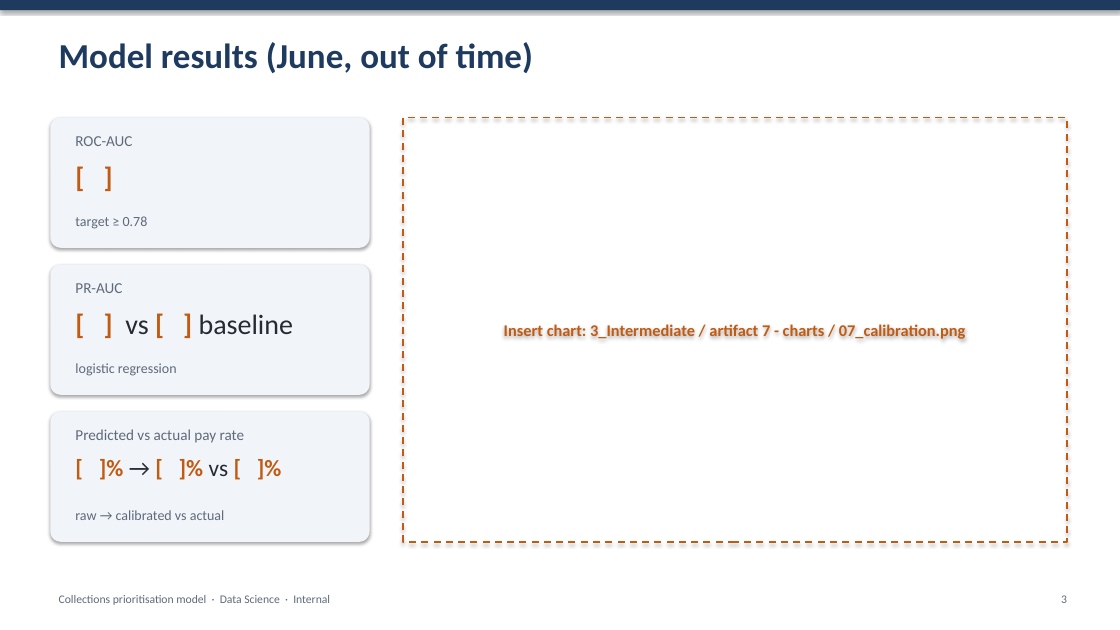
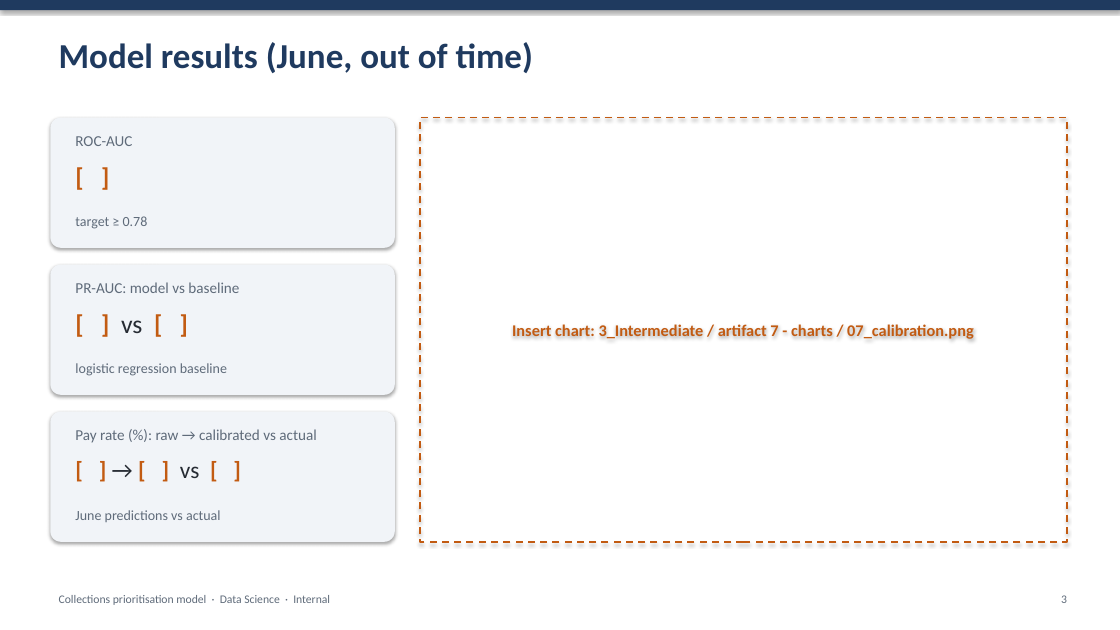
Before and after one commit to UllasKc/LLM_Training_recording, a slide deck: slide 3 of recording_workspace/UC2_Propensity_To_Pay/Deliverables/1_Input/input 4 - summary deck template.pptx. Drawn at 1120x630 pixels with LibreOffice and Linux fonts; fonts in the diff are those of the drawing. Boxes give left, top, right and bottom in pixels: in the first picture for what was removed or moved away, otherwise in the second. Text is boxed around its words. In the diff, an @@ line names an element or a change of style, - is before the commit and + after.

```diff
--- a/recording_workspace/UC2_Propensity_To_Pay/Deliverables/1_Input/input 4 - summary deck template.pptx
+++ b/recording_workspace/UC2_Propensity_To_Pay/Deliverables/1_Input/input 4 - summary deck template.pptx
@@ rounded rectangle: place and size @@
-rounded rectangle at bbox=[50, 118, 370, 248]
+rounded rectangle at bbox=[50, 118, 395, 248]
@@ rectangle "Insert chart: 3_Intermediate / artifact ...": place and size @@
-rectangle "Insert chart: 3_Intermediate / artifact ..." at bbox=[403, 118, 1067, 542]
+rectangle "Insert chart: 3_Intermediate / artifact ..." at bbox=[420, 118, 1067, 542]
@@ text "[ ]" at bbox=[67, 157, 378, 203]: size 24 to 22 pt @@
@@ rounded rectangle: place and size @@
-rounded rectangle at bbox=[50, 265, 370, 395]
+rounded rectangle at bbox=[50, 265, 395, 395]
@@ text at bbox=[75, 282, 239, 293]: text changed @@
-PR-AUC
+PR-AUC: model vs baseline
@@ text at bbox=[121, 320, 142, 333]: text changed; size 24 to 22 pt; text colour #262B33 to #C25B12; bold on @@
-[ ] vs [ ] baseline
+[ ] vs [ ]
@@ text at bbox=[75, 363, 227, 376]: text changed @@
-logistic regression
+logistic regression baseline
@@ rounded rectangle: place and size @@
-rounded rectangle at bbox=[50, 412, 370, 542]
+rounded rectangle at bbox=[50, 412, 395, 542]
@@ text at bbox=[75, 429, 316, 443]: text changed @@
-Predicted vs actual pay rate
+Pay rate (%): raw → calibrated vs actual
@@ text at bbox=[180, 466, 200, 478]: text changed @@
-[ ]% → [ ]% vs [ ]%
+[ ] → [ ] vs [ ]
@@ text at bbox=[75, 510, 220, 522]: text changed @@
-raw → calibrated vs actual
+June predictions vs actual
```
Also in this commit, not shown: 1 other slide changed, 4 other files.
